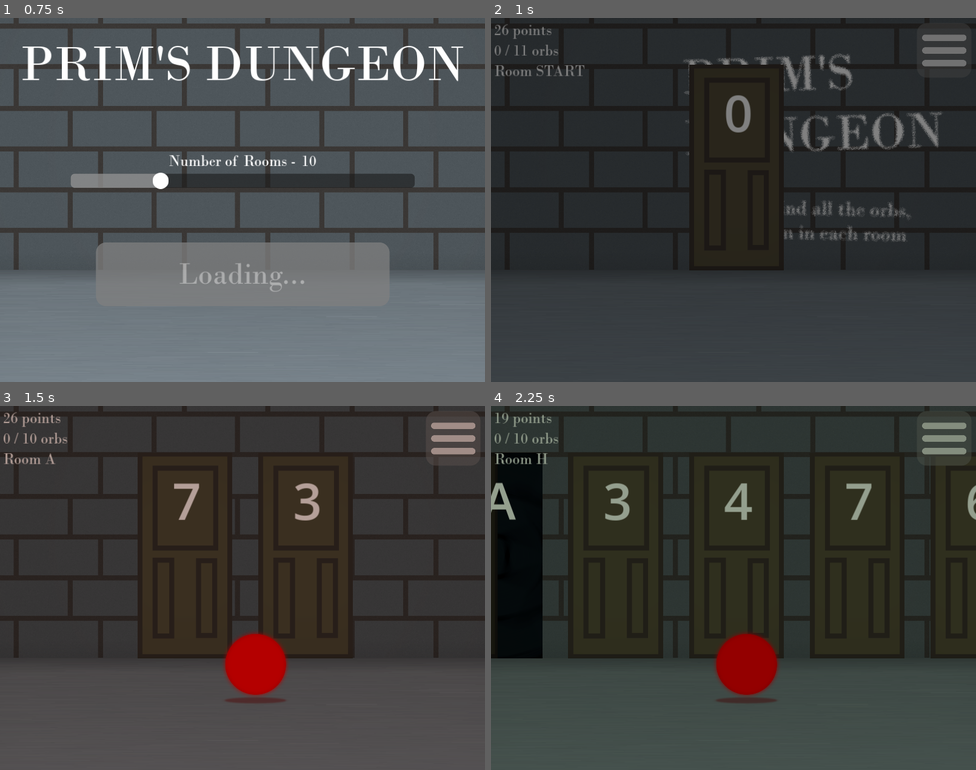
Above: before the commit, frames 1-4 (two rows, left to right).
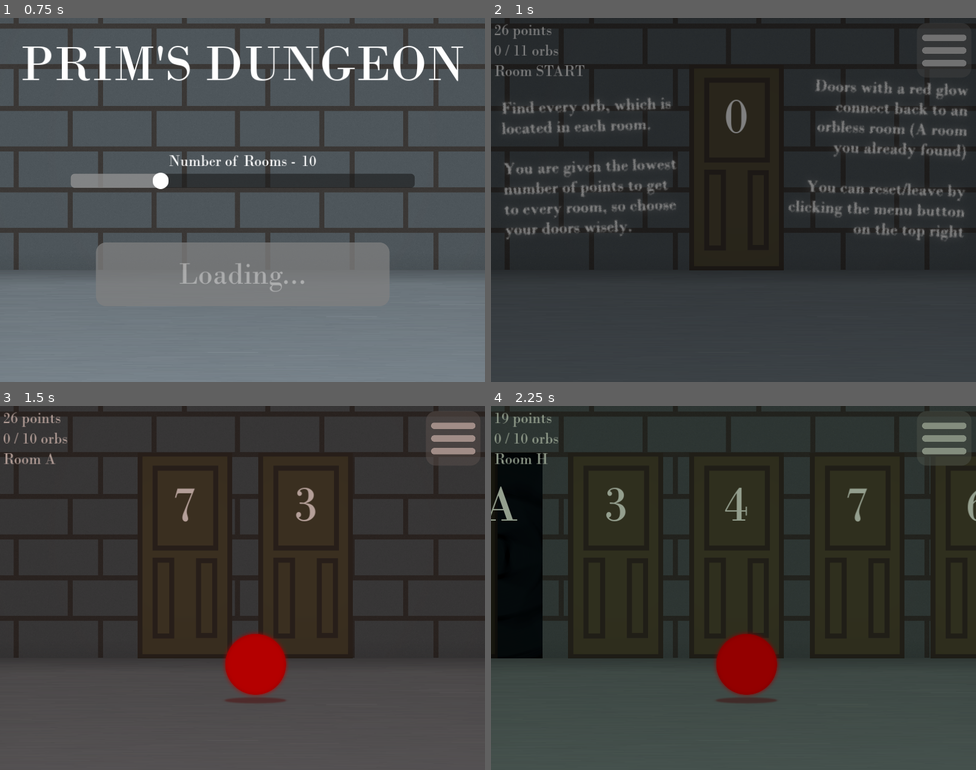
Above: after the commit, the same moments.

Repository: DasParijat/Prims-Dungeon
Game: Godot game, scene res://Home Menu/home_menu.tscn
The game is run twice, just before and just after one commit, with the same random seed, the same clock (stepped at 60 frames per second) and the same inputs.
Inputs (mouse positions are in pixels of both pictures, inside the frame that each line leads up to):
- Up to frame 1 (0.75 s): click (242, 272) at 0.5 s
- Up to frame 2 (1 s): no input
- Up to frame 3 (1.5 s): click "efef" at 1.25 s
- Up to frame 4 (2.25 s): click "efef" at 2 s

Frame 1 is identical in both runs. In frame 2, 7.7% of the frame differs, in the area x 2-99%, y 9-62%; in frame 3, 0.5%; in frame 4, 1.1%.

Commit message:
Changed dungeon room textures
-Changed dungeon room textures with text to be more descriptive.
-Manually added font file to door scene

Diff:
--- a/Door/door.tscn
+++ b/Door/door.tscn
@@ -1,11 +1,12 @@
-[gd_scene load_steps=4 format=3 uid="uid://bf8rl0c8yy31o"]
+[gd_scene load_steps=5 format=3 uid="uid://bf8rl0c8yy31o"]
 
 [ext_resource type="Texture2D" uid="uid://c2g24fa0tauir" path="res://Assets/Images/Door/EdgeDoorClosed.png" id="1_siode"]
 [ext_resource type="Script" path="res://Door/door_scene.gd" id="1_sjux2"]
+[ext_resource type="FontFile" uid="uid://dsgpaw3wbslsg" path="res://Assets/Fonts/bodoni-mt-regular.ttf" id="3_5qgcp"]
 
-[sub_resource type="SystemFont" id="SystemFont_2frai"]
-font_names = PackedStringArray("Bodoni MT")
-subpixel_positioning = 0
+[sub_resource type="LabelSettings" id="LabelSettings_6ad5j"]
+font = ExtResource("3_5qgcp")
+font_size = 100
 
 [node name="Door" type="Button"]
 self_modulate = Color(0, 0, 0, 0)
@@ -48,8 +49,8 @@
 offset_right = 44.0
 offset_bottom = -55.0
 grow_vertical = 0
-theme_override_fonts/font = SubResource("SystemFont_2frai")
 theme_override_font_sizes/font_size = 100
 text = "9"
+label_settings = SubResource("LabelSettings_6ad5j")
 
 [connection signal="pressed" from="." to="." method="_on_pressed"]
Binary file changed: Assets/Images/Room/DungeonRoomStart.png
Binary file changed: Assets/Images/Room/DungeonRoomWin.png
